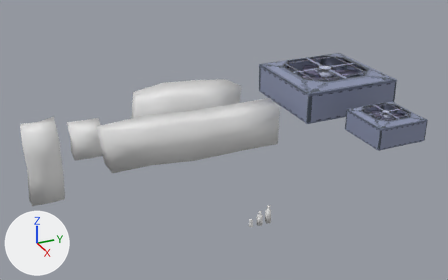
An edit to the Blender file Assets/Models/Map/Obstacals.blend, drawn before and after from the same camera.
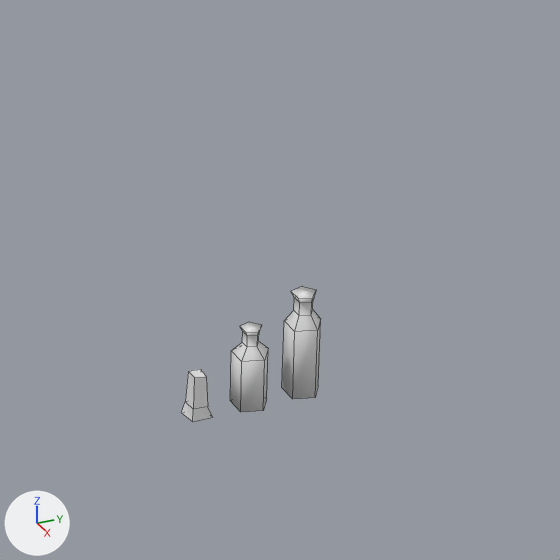
Old and new are each drawn whole from a 50 mm camera at (16.34, -13.68, 9.16) aimed at (-2.68, -5.12, -0.35) and again close up on the part from 49% to 69% of the width and 56% to 89% of the height. Every picture has the same lights, and +X, +Y and +Z are marked at lower left. The close-ups show mesh edges as thin lines.

Objects in the first close-up: 'Bottle', 'BottleTall', 'Candle'.
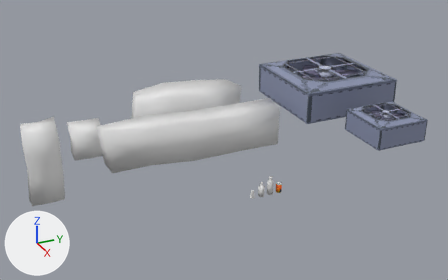
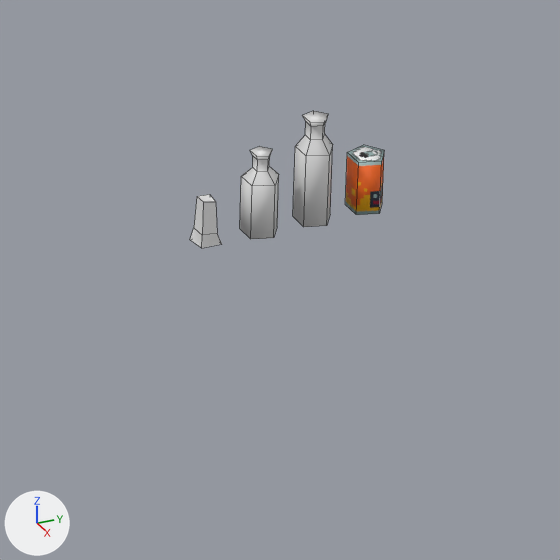
Where the change shows, as pixel boxes [x1, y1, x2, y2] in the close-ups (560 x 560 px):
'BottleTall', moved: before [282, 287, 321, 399]; after [293, 111, 333, 227]
'Bottle', moved: before [230, 322, 268, 412]; after [240, 146, 279, 239]
'SodaCan', added: after [345, 145, 384, 215]
'Candle', moved: before [181, 369, 212, 422]; after [190, 194, 222, 248]

The change, as a diff of the scene's bpy script:
```diff
--- a/Assets/Models/Map/Obstacals.blend.py
+++ b/Assets/Models/Map/Obstacals.blend.py
@@ img_canuv_png @@
+img_canuv_png = load_image('CanUV.png', 'UVs/CanUV.png', 32, 32, 'sRGB')
@@ mat_colacanuv @@
+mat_colacanuv = principled_material('ColaCanUV')
+mat_colacanuv.texture = img_canuv_png
@@ me_cylinder_002 @@
+me_cylinder_002.from_pydata(...)  # a 5-sided cylinder along y spanning x -0.095..0.095, y 0.0..0.3, z -0.1..0.081
+me_cylinder_002.polygons.foreach_set('use_smooth', [True] * 7)
+me_cylinder_002.materials.append(mat_colacanuv)  # picture img_canuv_png
@@ ob_bottle @@
 ob_bottle = bpy.data.objects.new('Bottle', me_cylinder_004)
-ob_bottle.location = (1.756, -5.907, -1.235)
+ob_bottle.location = (1.8, -5.9, -0.2)
@@ ob_bottletall @@
 ob_bottletall = bpy.data.objects.new('BottleTall', me_cylinder_006)
-ob_bottletall.location = (1.756, -5.607, -1.235)
+ob_bottletall.location = (1.8, -5.6, -0.2)
@@ ob_candle @@
 ob_candle = bpy.data.objects.new('Candle', me_cube_011)
-ob_candle.location = (1.756, -6.207, -1.235)
+ob_candle.location = (1.8, -6.2, -0.2)
@@ ob_sodacan @@
+ob_sodacan = bpy.data.objects.new('SodaCan', me_cylinder_002)
+ob_sodacan.location = (1.8, -5.3, -0.2)
+ob_sodacan.rotation_euler = (1.571, 0.0, 0.0)  # degrees (90, 0, 0)
```
